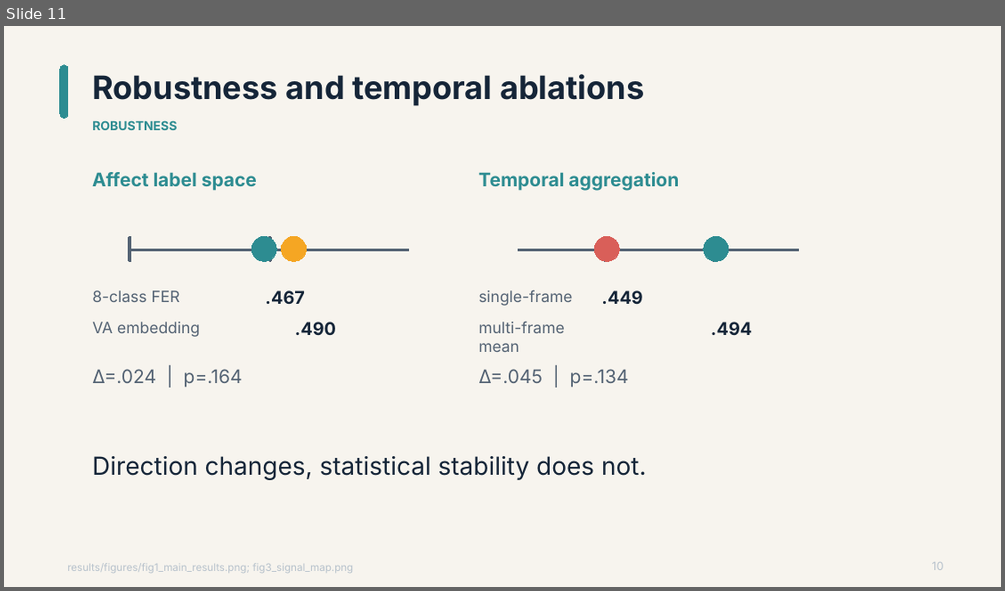
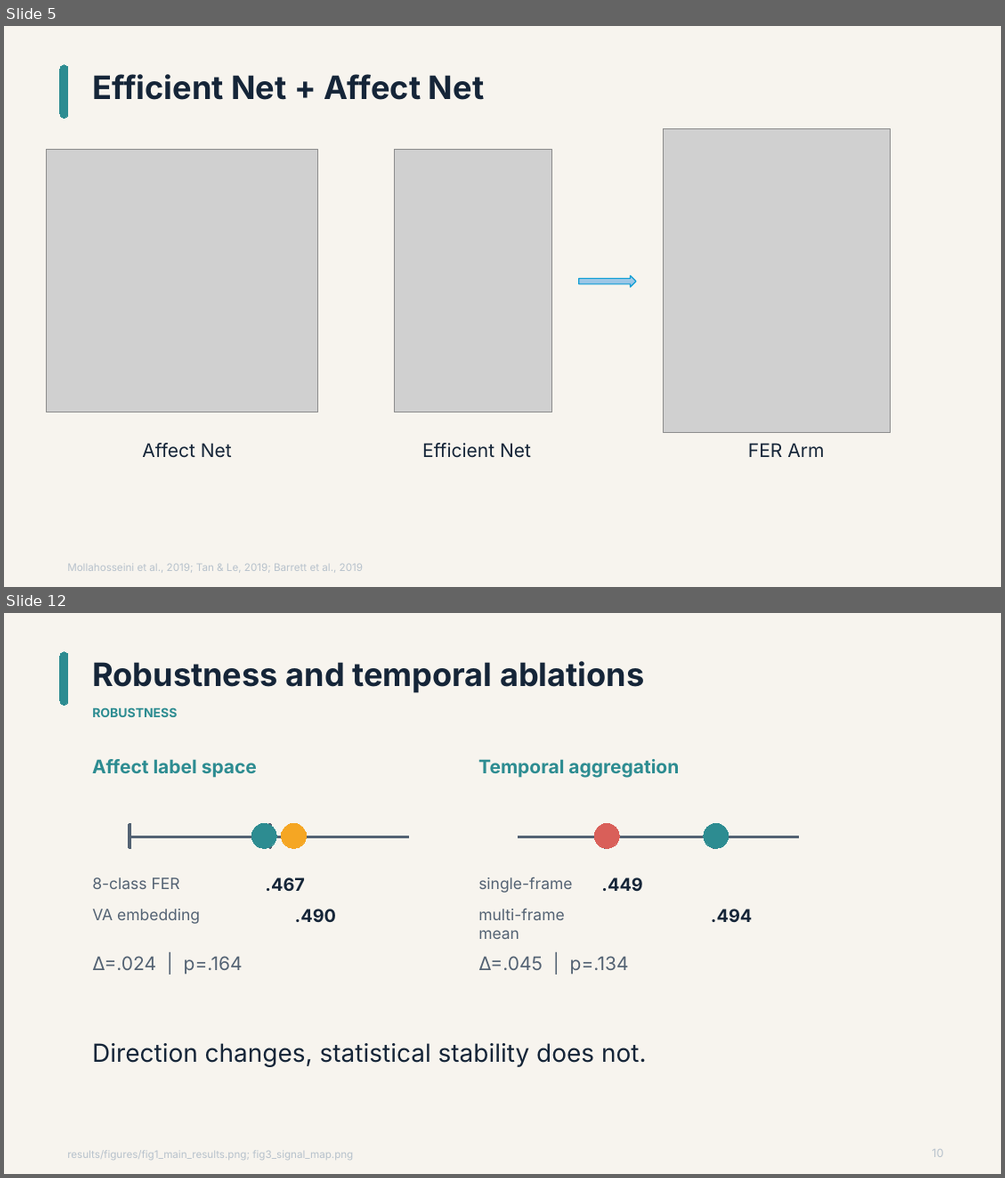
Before and after one commit to Grass456/Penalty-shoot-and-Expression, a slide deck: video/deliverables/Penalty_Shootout_and_Facial_Expression.pptx. Shown one above the other, each under a label of ours: slide 11 before the commit, slides 5 and 12 after it; the slides between them are not shown. The pictures are 1005x591 and 1005x1178 pixels, drawn with LibreOffice and Linux fonts; fonts in the diff are those of the drawing; grey boxes stand for pictures. Boxes give left, top, right and bottom in pixels: in the first picture for what was removed or moved away, otherwise in the second. Text is boxed around its words. In the diff, an @@ line names an element or a change of style, - is before the commit and + after.

```diff
--- a/video/deliverables/Penalty_Shootout_and_Facial_Expression.pptx
+++ b/video/deliverables/Penalty_Shootout_and_Facial_Expression.pptx
@@ slide 5 added at [4, 26, 1001, 587], background #F7F4EE @@
@@ rounded rectangle added at [60, 65, 67, 118], fill #2D8C91, outline #2D8C91 0 pt @@
@@ text added at [92, 74, 484, 100], 31 pt, text #152538, bold @@
+Efficient Net + Affect Net
@@ picture added at [663, 128, 890, 432] @@
@@ picture added at [46, 149, 318, 412] @@
@@ picture added at [395, 149, 552, 412] @@
@@ right arrow added at [579, 276, 636, 287], fill gradient #BBD7EE to #9EC7E6 to #86BEE5, outline #0F9ED5 1 pt @@
@@ text added at [142, 443, 232, 458], 18 pt, text #152538 @@
+Affect Net
@@ text added at [422, 443, 531, 458], 18 pt, text #152538 @@
+Efficient Net
@@ text added at [748, 443, 824, 457], 18 pt, text #152538 @@
+FER Arm
@@ text added at [67, 563, 363, 572], 10 pt, text #B7C2CC @@
+Mollahosseini et al., 2019; Tan & Le, 2019; Barrett et al., 2019
@@ what was slide 11 is now slide 12 @@
```
Also in this commit, not shown: 5 slides changed, 5 other slides added, 5 slides removed, 18 other files.
